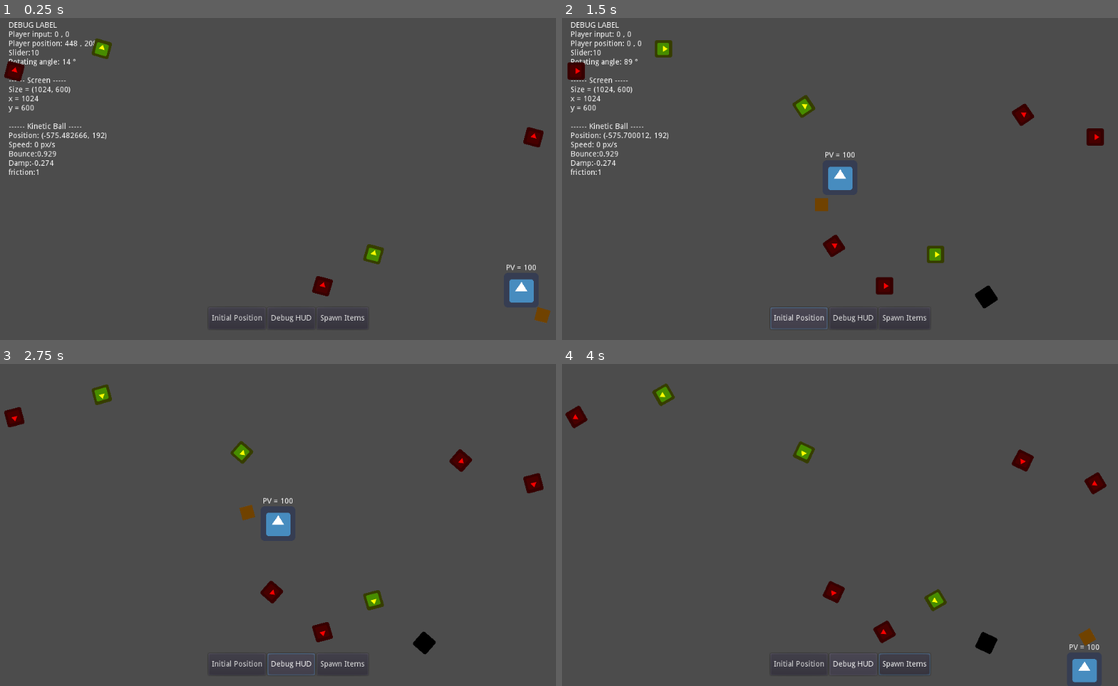
Above: before the commit, frames 1-4 (two rows, left to right).
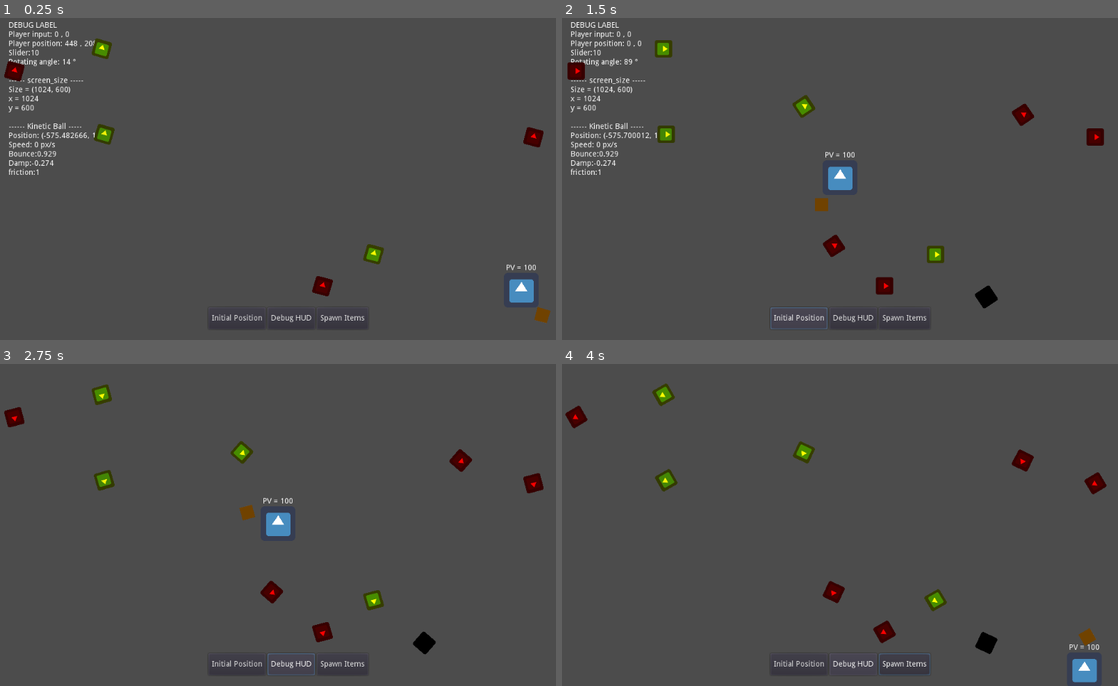
Above: after the commit, the same moments.

Repository: Florian-DELRIEU/Godot-Test
Game: Godot game, scene res://Scenes/MainNode.tscn
Two runs of this game, one before a commit and one after it. Both use one fixed random seed, a clock stepped at 60 frames per second and the inputs below. The engine's default icon, where the game draws it, is replaced by a stand-in: a white triangle on a blue panel in a dark square.
Inputs:
- Up to frame 1 (0.25 s): no input
- Up to frame 2 (1.5 s): click "Spawn Items" at 0.5 s; click "Initial Position" at 1.25 s
- Up to frame 3 (2.75 s): click "Debug HUD" at 2 s
- Up to frame 4 (4 s): hold Right (ui_right) 2.78-3.53 s; hold Down (ui_down) from 3.53 s (still down)

The runs differ from the first frame. In frame 1, 0.2% of the frame differs, in the area x 5-21%, y 18-40%; in frame 2, 0.2%; in frame 3, 0.2%; in frame 4, 0.2%.

Commit message:
add comment

Diff:
--- a/Scenes/MainNode.tscn
+++ b/Scenes/MainNode.tscn
@@ -6,6 +6,7 @@
 [ext_resource path="res://Scenes/Player.tscn" type="PackedScene" id=4]
 [ext_resource path="res://Scenes/Kineticball.tscn" type="PackedScene" id=5]
 [ext_resource path="res://Images/icon.png" type="Texture" id=6]
+[ext_resource path="res://Scenes/item.tscn" type="PackedScene" id=7]
 
 [node name="MainNode" type="Node2D"]
 position = Vector2( 560, 384 )
@@ -107,6 +108,9 @@
 modulate = Color( 0.129412, 0, 0.882353, 1 )
 texture = ExtResource( 6 )
 
+[node name="item" parent="." instance=ExtResource( 7 )]
+position = Vector2( -320, -80 )
+
 [connection signal="pressed" from="HBoxContainer/Button" to="." method="InitialPose_button"]
 [connection signal="pressed" from="HBoxContainer/Button2" to="." method="Debug_pressed"]
 [connection signal="pressed" from="HBoxContainer/Button3" to="." method="SpawnItem_pressed"]
--- a/Scripts/MainNode.gd
+++ b/Scripts/MainNode.gd
@@ -4,9 +4,9 @@
 var txt = ""
 var DEBUG_HUD = true
 
-# Charge la scene de l'item
-onready var item = preload("res://Scenes/item.tscn")
-onready var screen = get_viewport().size
+# Charge la scene de :item:
+onready var Item = preload("res://Scenes/item.tscn")
+onready var screen_size = get_viewport().size
 
 func _ready():
 	SpawnItem(5)
@@ -18,15 +18,15 @@
 
 
 func SpawnItem(nb_items):
-	randomize()
+	randomize()  # Re initialise la graine random
 	for x in nb_items:
-		var x_pose = rand_range(-screen.x/2,screen.x/2)
-		var y_pose = rand_range(-screen.y/2,screen.y/2)
+		var x_pose = rand_range(-screen_size.x/2,screen_size.x/2)
+		var y_pose = rand_range(-screen_size.y/2,screen_size.y/2)
 		var type = randi() % 3
 		print(type)
-		var i = item.instance() # cree instance de item
-		i.InitializeItem(Vector2(x_pose,y_pose),type)
-		self.add_child(i) #ajoute enfant :i: à self
+		var i = Item.instance() # cree instance de item (basique)
+		i.InitializeItem(Vector2(x_pose,y_pose),type) # positionne et attribut le type a :item:
+		self.add_child(i) #ajoute enfant :i: à self (i rentre dans l'arborescence de :MainNode:)
 
 ##################################
 
@@ -37,7 +37,7 @@
 	Slider:				{}
 	Rotating angle: 	{} °
 
-	------ Screen -----
+	------ screen_size -----
 	Size = {}
 	x = {}
 	y = {}
@@ -54,9 +54,9 @@
 		$SpeedSlider.value,
 		$Player/Shell.angle,
 
-		screen,
-		screen.x,
-		screen.y,
+		screen_size,
+		screen_size.x,
+		screen_size.y,
 
 		$Kineticball.position,
 		$Kineticball.linear_velocity.length(),
--- a/Scripts/item.gd
+++ b/Scripts/item.gd
@@ -1,16 +1,15 @@
 extends Area2D
 
-
-enum type_item {PIECE, COEUR, BOMBE}
-export (type_item) var item_type
+enum type_item {PIECE, COEUR, BOMBE} # Liste des types que :item: peut prendre
+export (type_item) var item_type # Exporte la liste dans une variable
 var txt
 
 func _ready(): # peut pas avoir d'argument
 	pass
 
-func InitializeItem(position,item_type): # Fais spawner un item
-	self.position = position
-	match item_type:	# Parametre des Items en fonction de leurs types
+func InitializeItem(position,item_type): # Initialise un item (position, type)
+	self.position = position  # Positionne l'item
+	match item_type:	# Attribut le type a :item: parmis la liste
 		type_item.PIECE:
 			$Sprite.modulate = Color( 1, 1, 0, 1 )
 			txt = "Piece: +1 pts"
@@ -21,7 +20,7 @@
 			$Sprite.modulate = Color( 0, 0, 0, 1 )
 			txt = "Bombe: -50 PV"
 
-func Item_touched(body):  # func connected
+func Item_touched(body):  #
 	print(txt)
 	if type_item.PIECE: pass # Toujours vraie
 	if type_item.COEUR: pass
Not shown: 1 places in Scenes/MainNode.tscn that only renumber resources
